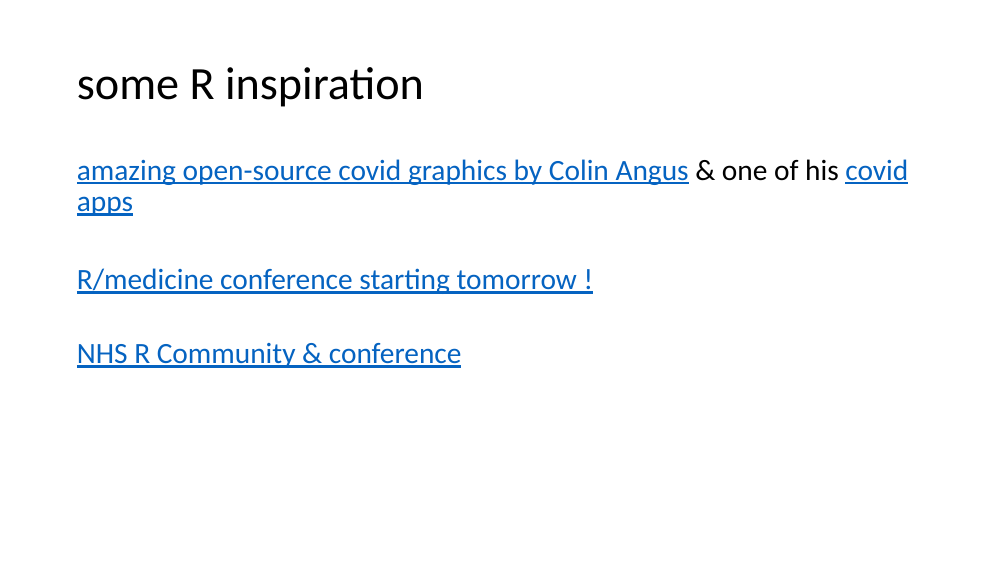
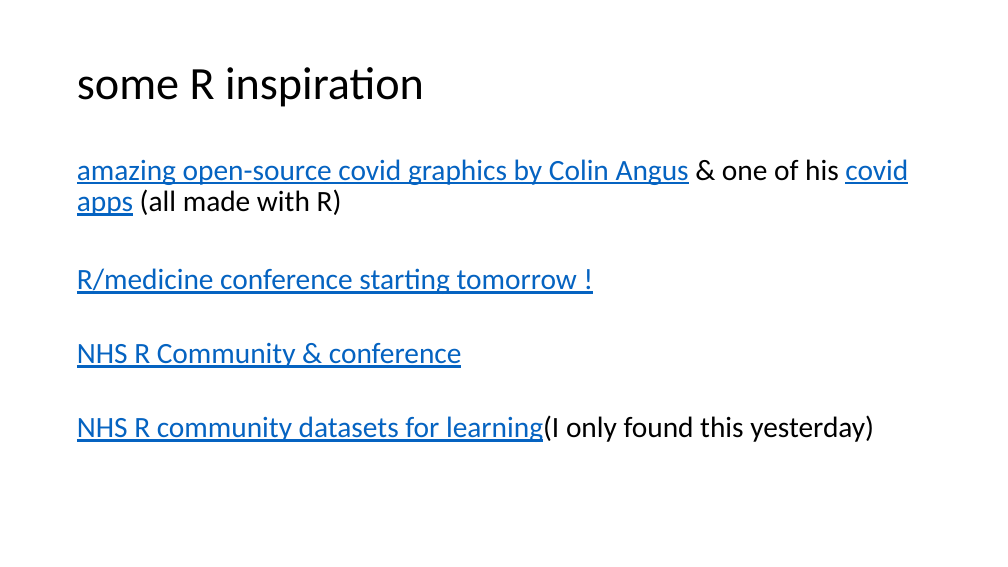
Before and after one commit to uclh-criu/learning-datascience, a slide deck: slide 9 of sessions/2-R-intro.pptx. Drawn at 1008x567 pixels with LibreOffice and Linux fonts; fonts in the diff are those of the drawing. Boxes give left, top, right and bottom in pixels: in the first picture for what was removed or moved away, otherwise in the second. Text is boxed around its words. In the diff, an @@ line names an element or a change of style, - is before the commit and + after.

```diff
--- a/sessions/2-R-intro.pptx
+++ b/sessions/2-R-intro.pptx
@@ text at (77, 159, 908, 216): text changed @@
-amazing open-source covid graphics by Colin Angus & one of his covid apps
+amazing open-source covid graphics by Colin Angus & one of his covid apps (all made with R)
@@ text at (77, 415, 874, 442): paragraph added @@
+NHS R community datasets for learning(I only found this yesterday)
```
Also in this commit, not shown: 1 other slide changed, 16 other files.
